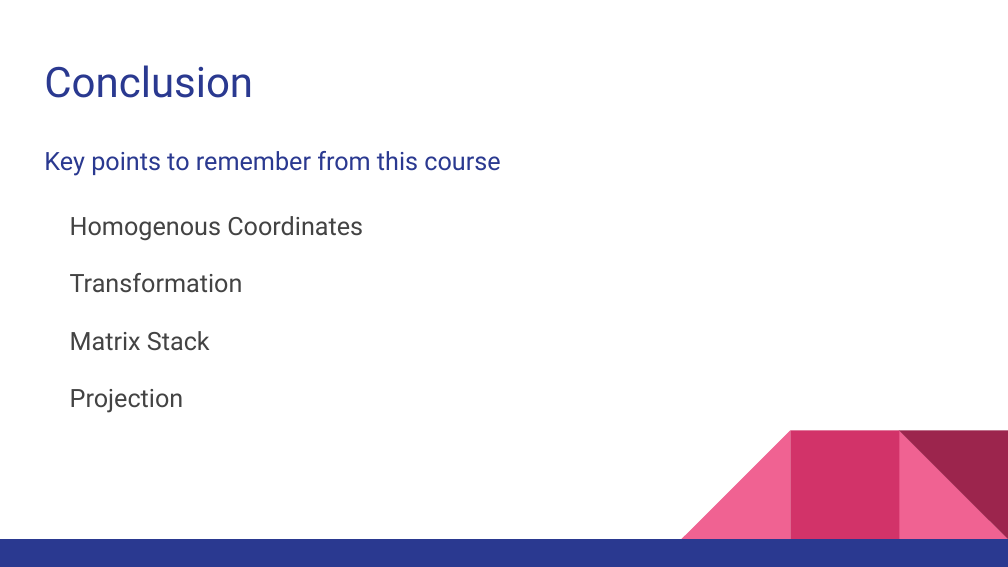
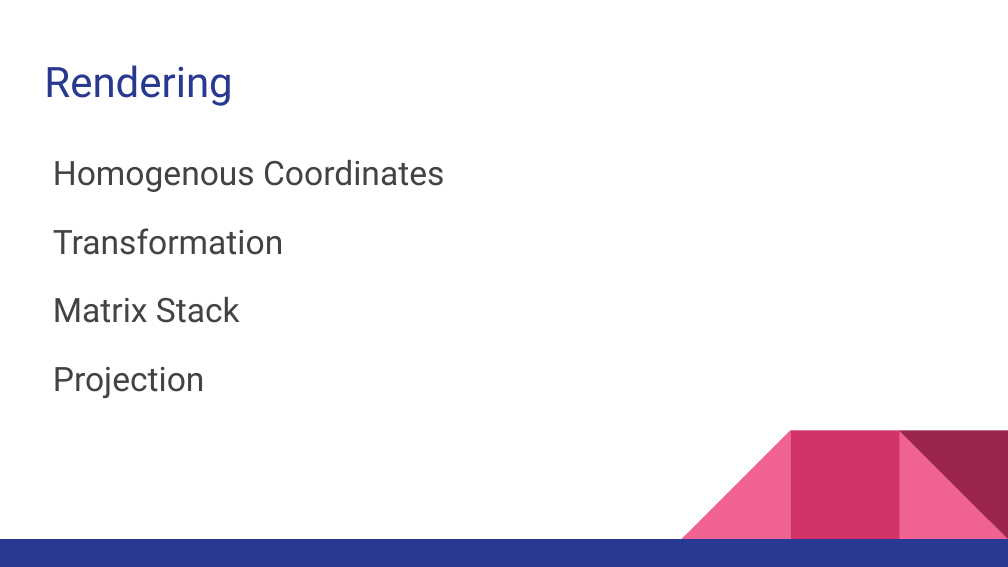
Before and after one commit to CodeChix-OpenSource/CodeChix-Technical-Curriculums, a slide deck: slide 15 of VMware-CodeHouse/PixieGo/Slides/Instructor_Curriculum.pptx (slide 54 before the commit). Drawn at 1008x567 pixels with LibreOffice and Linux fonts; fonts in the diff are those of the drawing. Boxes give left, top, right and bottom in pixels: in the first picture for what was removed or moved away, otherwise in the second. Text is boxed around its words. In the diff, an @@ line names an element or a change of style, - is before the commit and + after.

```diff
--- a/VMware-CodeHouse/PixieGo/Slides/Instructor_Curriculum.pptx
+++ b/VMware-CodeHouse/PixieGo/Slides/Instructor_Curriculum.pptx
@@ title at bbox=[44, 65, 232, 106]: text changed @@
-Conclusion
+Rendering
@@ text "Homogenous Coordinates" at bbox=[53, 160, 444, 398]: size 18 to 24 pt; indent changed @@
@@ text at bbox=[44, 151, 500, 176]: paragraph removed @@
-Key points to remember from this course
```
Also in this commit, not shown: 26 other slides changed, 13 slides added, 10 slides removed, 18 other files.
